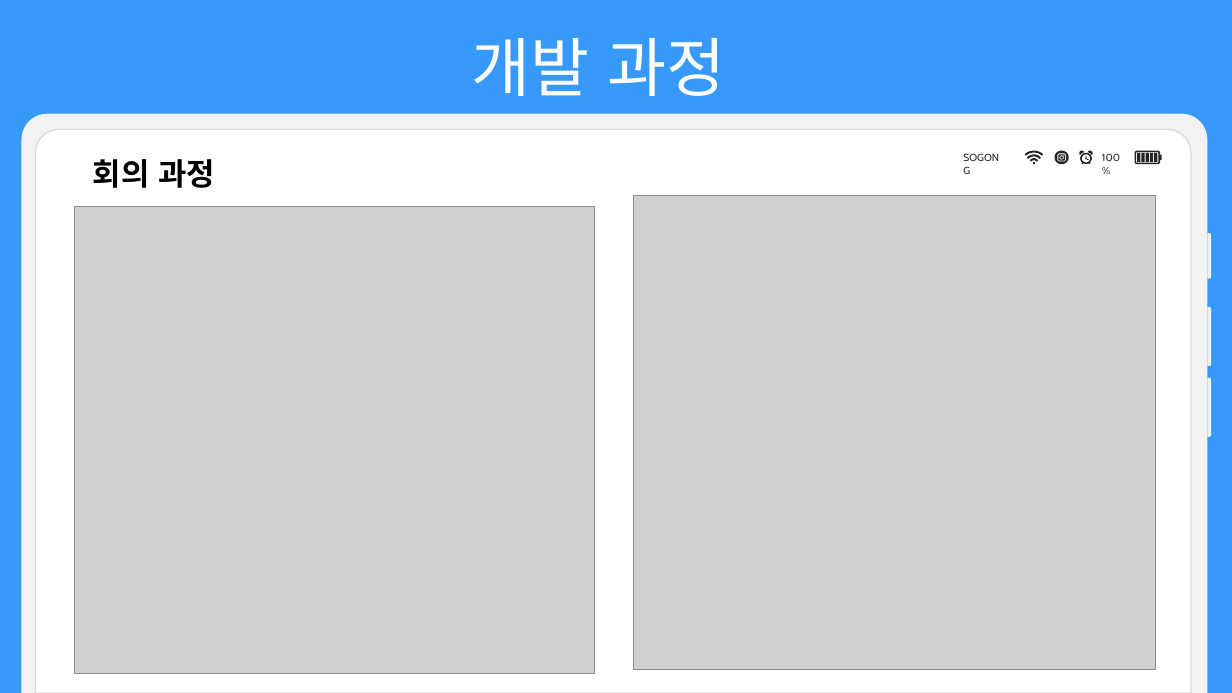
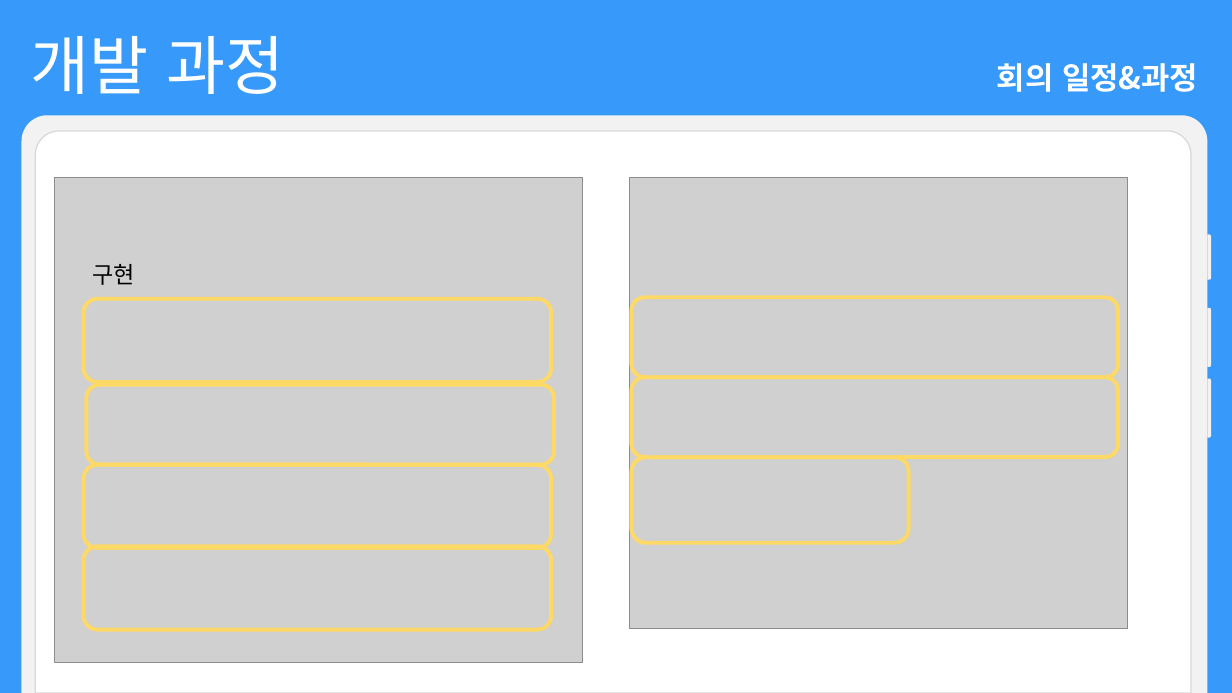
Before and after one commit to choign3123/SE_7, a slide deck: slide 8 of 발표/소프트웨어공학 발표_gn.pptx (slide 6 before the commit). Drawn at 1232x693 pixels with LibreOffice and Linux fonts; fonts in the diff are those of the drawing; grey boxes stand for pictures. Boxes give left, top, right and bottom in pixels: in the first picture for what was removed or moved away, otherwise in the second. Text is boxed around its words. In the diff, an @@ line names an element or a change of style, - is before the commit and + after.

```diff
--- a/발표/소프트웨어공학 발표_gn.pptx
+++ b/발표/소프트웨어공학 발표_gn.pptx
@@ text "개발 과정": place and size @@
-text "개발 과정" at [471,38,725,96]
+text "개발 과정" at [31,36,285,94]
@@ text "개발 과정" at [31,36,285,94]: alignment centre to left @@
@@ text at [997,63,1198,92]: text changed; text colour #000000 to #FFFFFF @@
-회의 과정
+회의 일정&과정
@@ group removed at [955,147,1162,169]: 9 freeform shapes, 2 texts @@
-100%
-SOGONG
@@ picture: place and size @@
-picture at [75,207,595,675]
+picture at [55,178,582,663]
@@ picture: place and size @@
-picture at [634,195,1155,669]
+picture at [629,177,1128,629]
@@ text added at [93,264,136,285], 18 pt, text #000000 @@
+구현
@@ rounded rectangle added at [631,298,1118,378], outline #FFD966 3 pt @@
@@ rounded rectangle added at [631,377,1118,457], outline #FFD966 3 pt @@
@@ rounded rectangle added at [631,457,909,543], outline #FFD966 3 pt @@
@@ group added at [83,299,554,629]: 4 rounded rectangles @@
```
Also in this commit, not shown: 37 other slides changed, 20 slides added, 5 slides removed.
